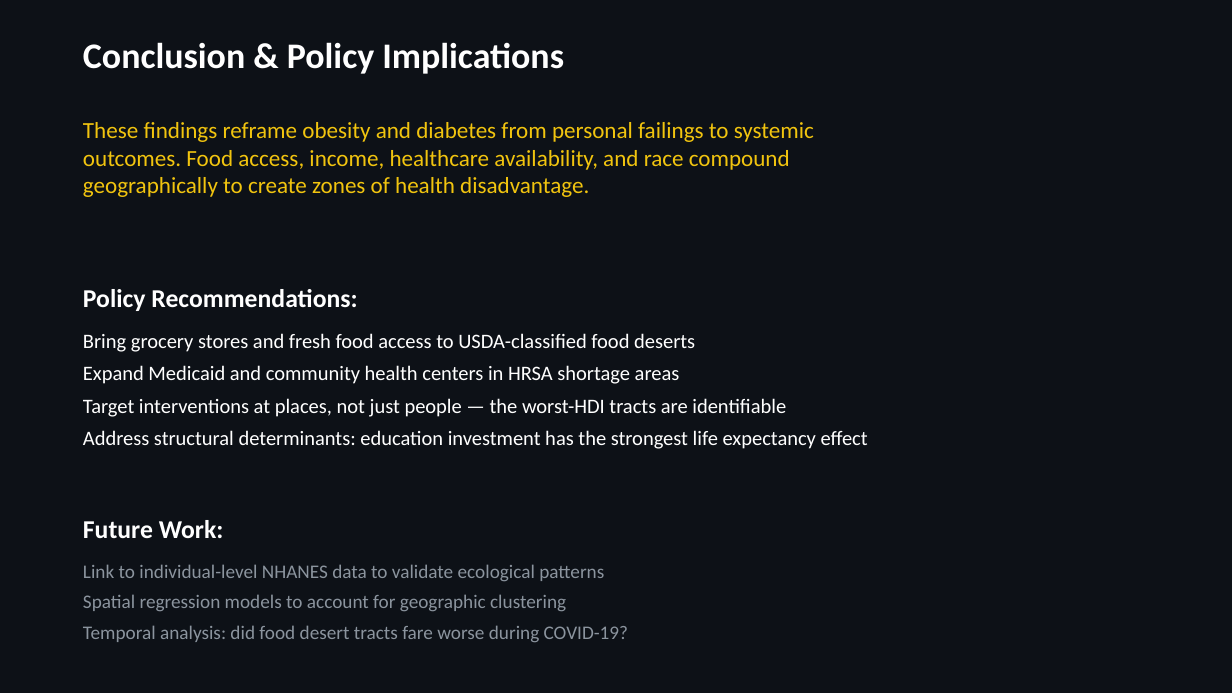
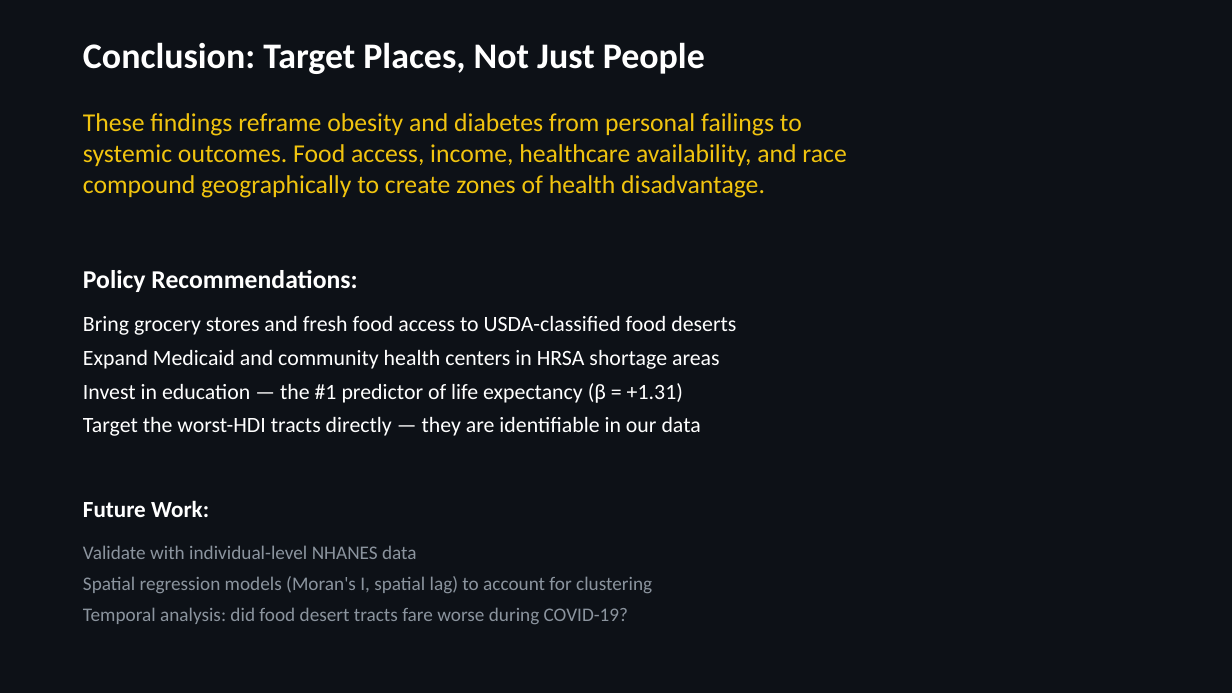
Before and after one commit to jimbo111/datathon-kims, a slide deck: slide 12 of submissions/2kim_health_slides.pptx (slide 13 before the commit). Drawn at 1232x693 pixels with LibreOffice and Linux fonts; fonts in the diff are those of the drawing. Boxes give left, top, right and bottom in pixels: in the first picture for what was removed or moved away, otherwise in the second. Text is boxed around its words. In the diff, an @@ line names an element or a change of style, - is before the commit and + after.

```diff
--- a/submissions/2kim_health_slides.pptx
+++ b/submissions/2kim_health_slides.pptx
@@ text at box(83, 42, 705, 74): text changed @@
-Conclusion & Policy Implications
+Conclusion: Target Places, Not Just People
@@ text "These findings reframe obesity and ...": place and size @@
-text "These findings reframe obesity and ..." at box(83, 122, 814, 197)
+text "These findings reframe obesity and ..." at box(83, 113, 846, 198)
@@ text "These findings reframe obesity and ..." at box(83, 113, 846, 198): size 18 to 20 pt @@
@@ text "Policy Recommendations:": place and size @@
-text "Policy Recommendations:" at box(83, 289, 357, 311)
+text "Policy Recommendations:" at box(83, 270, 357, 292)
@@ text "Bring grocery stores and fresh ...": place and size @@
-text "Bring grocery stores and fresh ..." at box(83, 333, 868, 449)
+text "Bring grocery stores and fresh ..." at box(83, 316, 736, 436)
@@ text at box(83, 316, 736, 369): size 16 to 17 pt in "Bring grocery stores and fresh food access ...", "Expand Medicaid and community health centers in ..." @@
@@ text at box(83, 383, 701, 436): text changed; size 16 to 17 pt @@
-Target interventions at places, not just people — the worst-HDI tracts are identifiable
-Address structural determinants: education investment has the strongest life expectancy effect
+Invest in education — the #1 predictor of life expectancy (β = +1.31)
+Target the worst-HDI tracts directly — they are identifiable in our data
@@ text "Future Work:": place and size @@
-text "Future Work:" at box(83, 520, 224, 538)
+text "Future Work:" at box(83, 500, 209, 517)
@@ text "Future Work:" at box(83, 500, 209, 517): size 20 to 18 pt @@
@@ text "Validate with individual-level NHANES data": place and size @@
-text "Validate with individual-level NHANES data" at box(83, 564, 628, 642)
+text "Validate with individual-level NHANES data" at box(83, 545, 652, 624)
@@ text at box(83, 545, 652, 593): text changed @@
-Link to individual-level NHANES data to validate ecological patterns
-Spatial regression models to account for geographic clustering
+Validate with individual-level NHANES data
+Spatial regression models (Moran's I, spatial lag) to account for clustering
```
Also in this commit, not shown: 10 other slides changed, 2 slides added, 3 slides removed, 1 other file.
